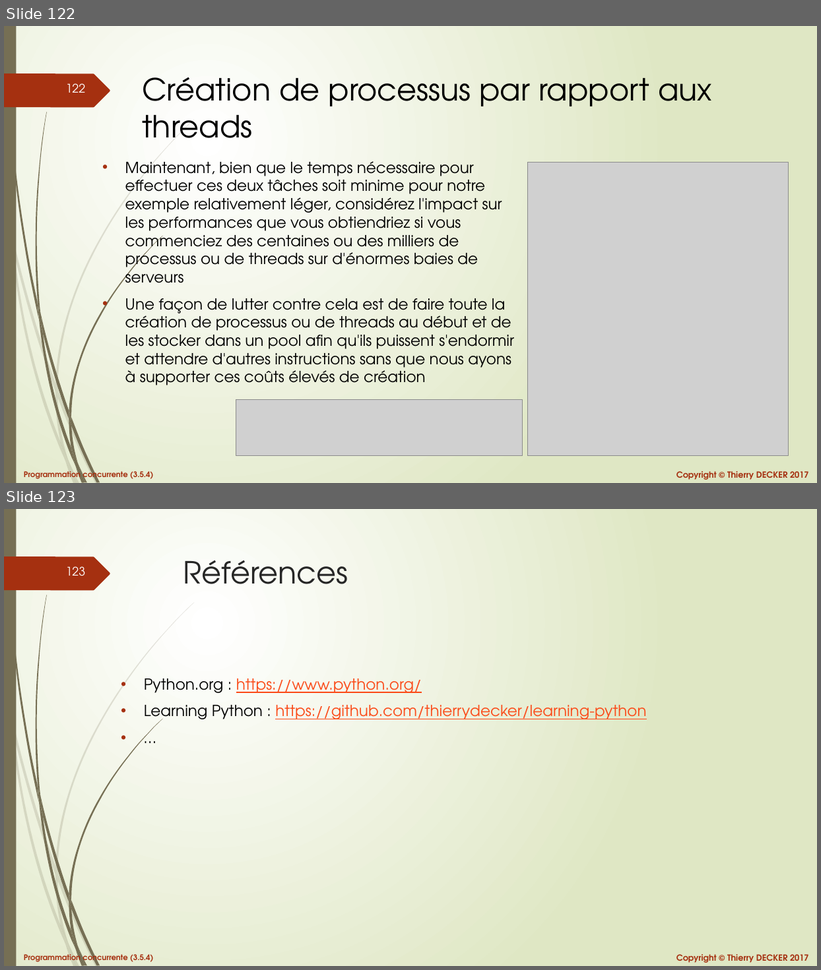
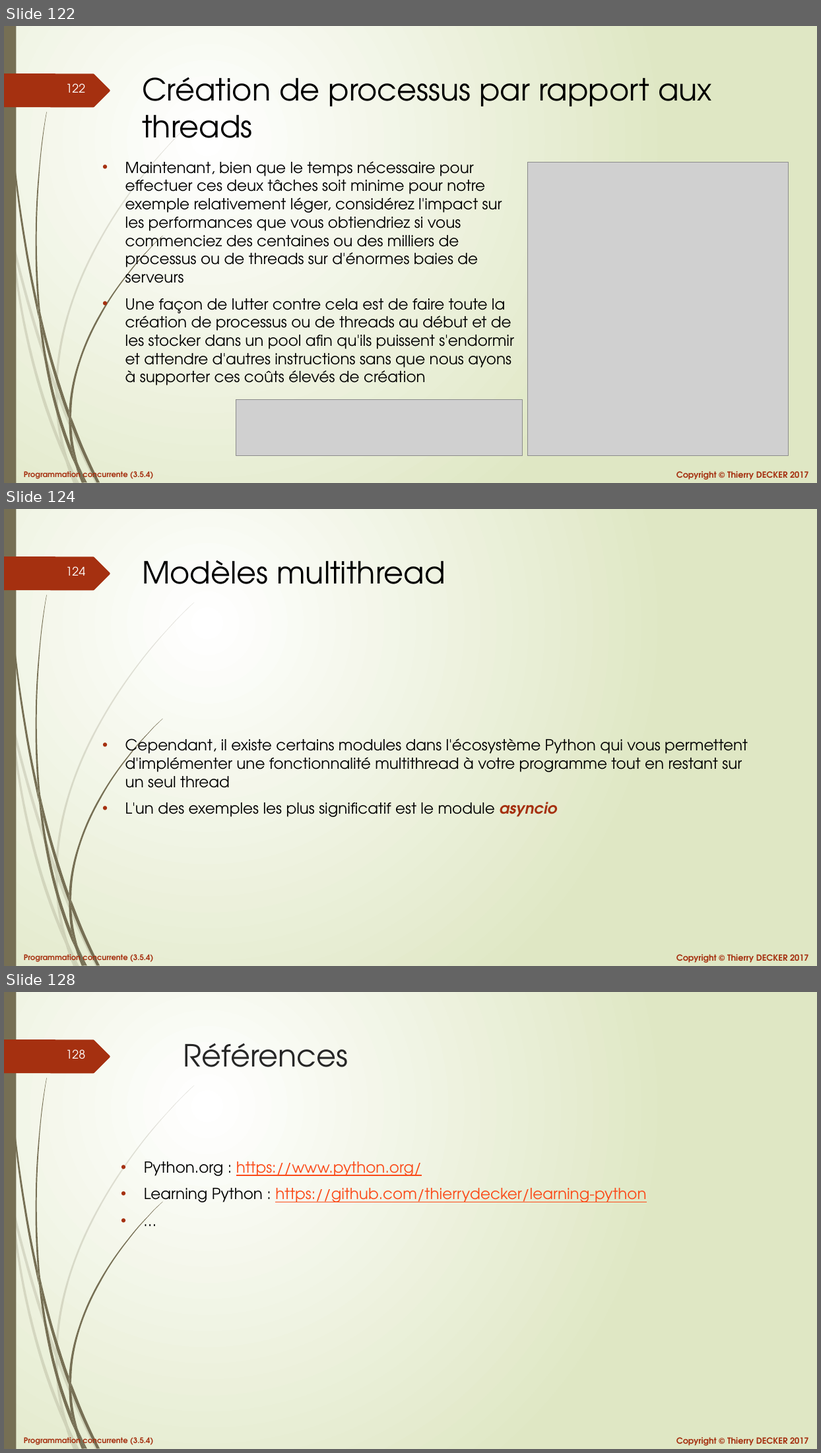
Before and after one commit to VikmanTheRacoon/learning-python, a slide deck: documentations/python-103.pptx. Shown one above the other, each under a label of ours: slides 122 and 123 before the commit, slides 122, 124 and 128 after it; the slides between them are not shown. The pictures are 821x970 and 821x1453 pixels, drawn with LibreOffice and Linux fonts; fonts in the diff are those of the drawing; grey boxes stand for pictures. Boxes give left, top, right and bottom in pixels: in the first picture for what was removed or moved away, otherwise in the second. Text is boxed around its words. In the diff, an @@ line names an element or a change of style, - is before the commit and + after.

```diff
--- a/documentations/python-103.pptx
+++ b/documentations/python-103.pptx
@@ slide 124 added at [4, 509, 817, 966], background gradient #FFFFFF to #DFE8C4; not listed: 27 template elements that a slide beside it also shows @@
@@ title added at [142, 560, 446, 584], 36 pt, text #000000 @@
+Modèles multithread
@@ text added at [125, 735, 748, 817], 18 pt, text #000000 @@
+• Cependant, il existe certains modules dans l'écosystème Python qui vous permettent d'implémenter une fonctionnalité multithread à votre programme tout en restant sur un seul thread
+• L'un des exemples les plus significatif est le module asyncio
@@ what was slide 123 is now slide 128 @@
@@ page number at [66, 1049, 86, 1059]: text changed @@
-123
+128
```
Also in this commit, not shown: 4 other slides added, 1 other file.
